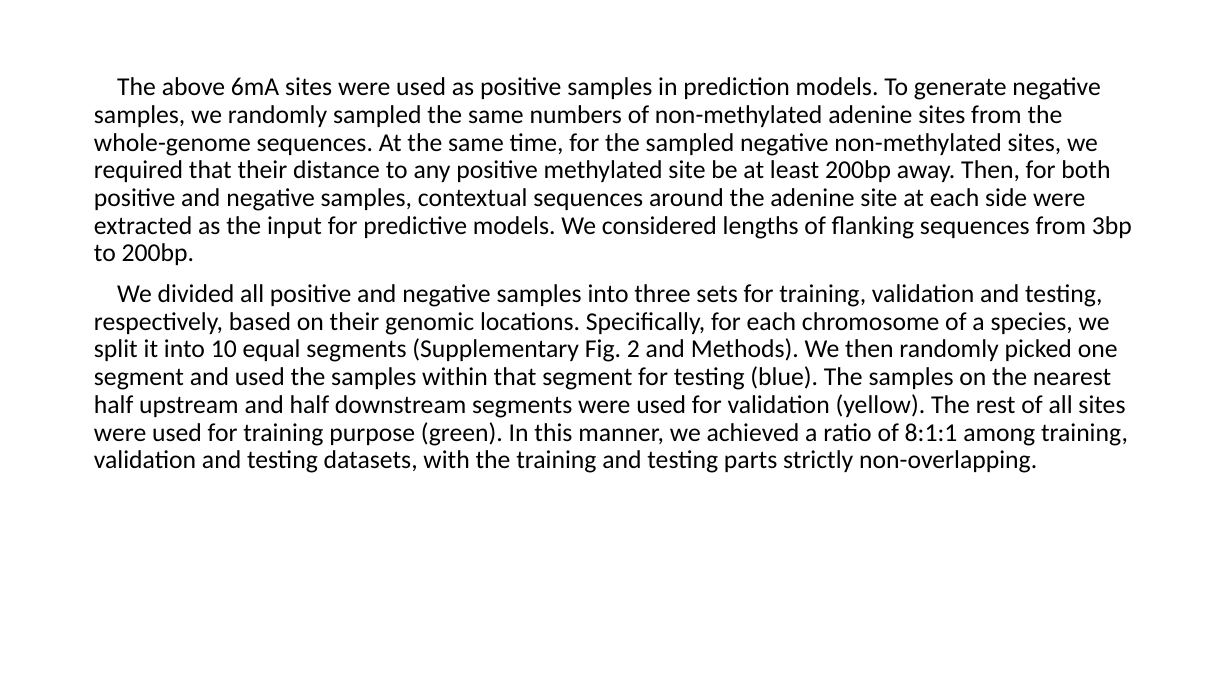
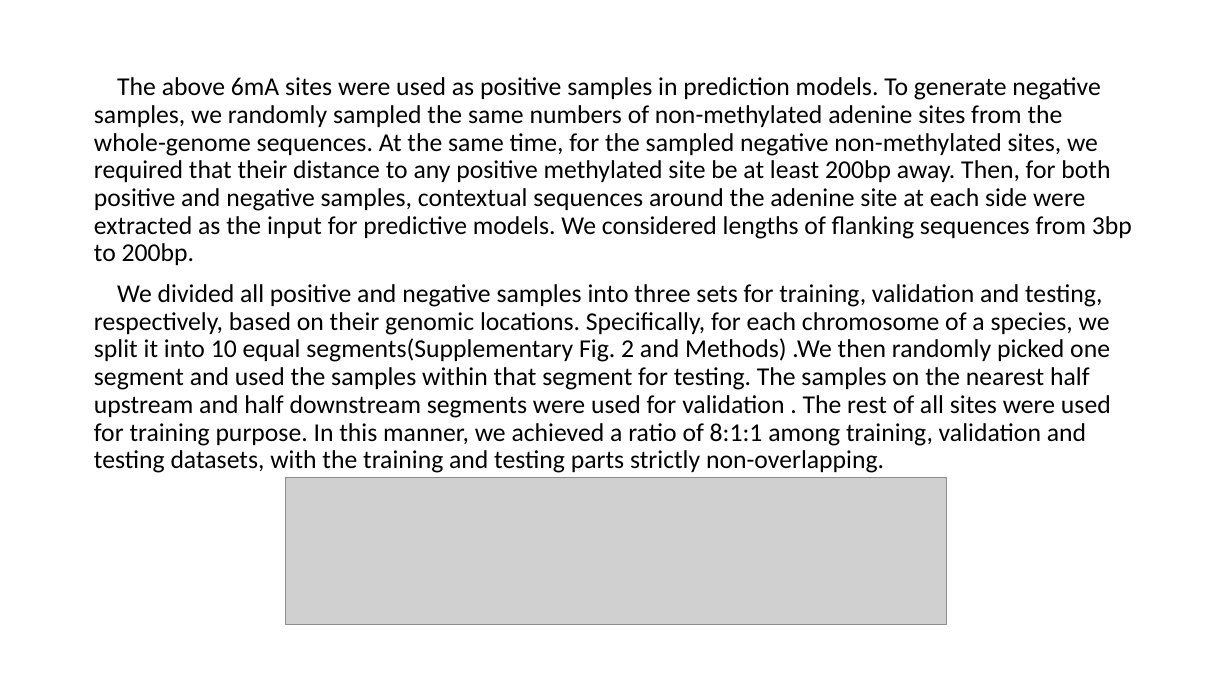
Before and after one commit to YanChengHuang/paper_implement, a slide deck: slide 9 of DeepM6A/presentation/DeepM6A.pptx (slide 8 before the commit). Drawn at 1232x693 pixels with LibreOffice and Linux fonts; fonts in the diff are those of the drawing; grey boxes stand for pictures. Boxes give left, top, right and bottom in pixels: in the first picture for what was removed or moved away, otherwise in the second. Text is boxed around its words. In the diff, an @@ line names an element or a change of style, - is before the commit and + after.

```diff
--- a/DeepM6A/presentation/DeepM6A.pptx
+++ b/DeepM6A/presentation/DeepM6A.pptx
@@ text at bbox=[94, 284, 1111, 473]: text changed @@
-We divided all positive and negative samples into three sets for training, validation and testing, respectively, based on their genomic locations. Specifically, for each chromosome of a species, we split it into 10 equal segments (Supplementary Fig. 2 and Methods). We then randomly picked one segment and used the samples within that segment for testing (blue). The samples on the nearest half upstream and half downstream segments were used for validation (yellow). The rest of all sites were used for training purpose (green). In this manner, we achieved a ratio of 8:1:1 among training, validation and testing datasets, with the training and testing parts strictly non-overlapping.
+We divided all positive and negative samples into three sets for training, validation and testing, respectively, based on their genomic locations. Specifically, for each chromosome of a species, we split it into 10 equal segments(Supplementary Fig. 2 and Methods) .We then randomly picked one segment and used the samples within that segment for testing. The samples on the nearest half upstream and half downstream segments were used for validation . The rest of all sites were used for training purpose. In this manner, we achieved a ratio of 8:1:1 among training, validation and testing datasets, with the training and testing parts strictly non-overlapping.
@@ picture added at bbox=[286, 478, 946, 624] @@
```
Also in this commit, not shown: 4 other slides changed, 18 slides added, 5 other files.
